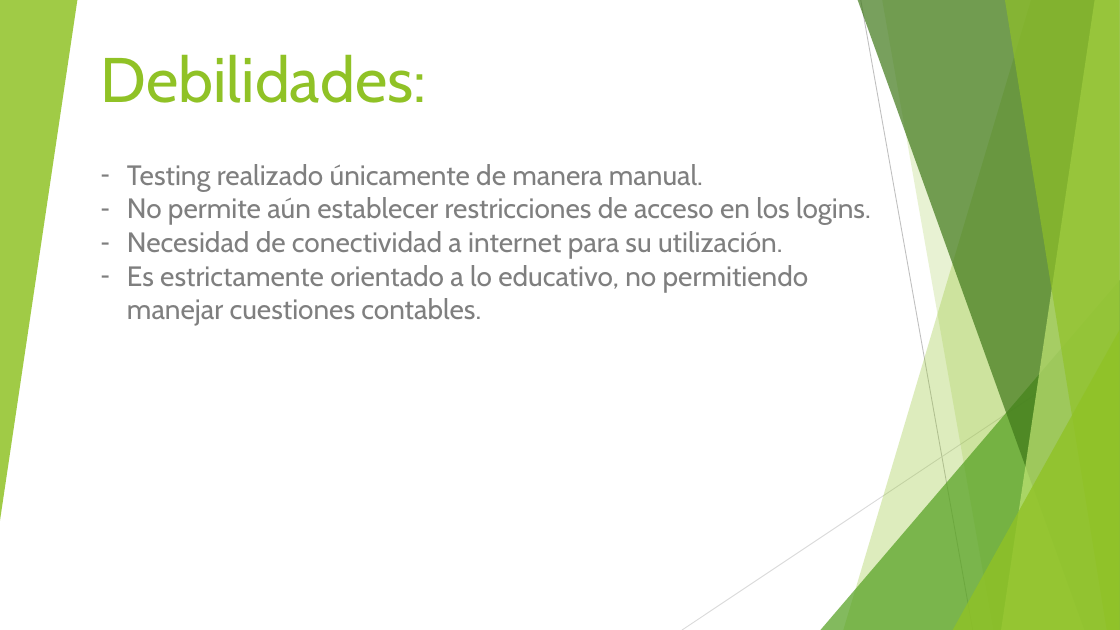
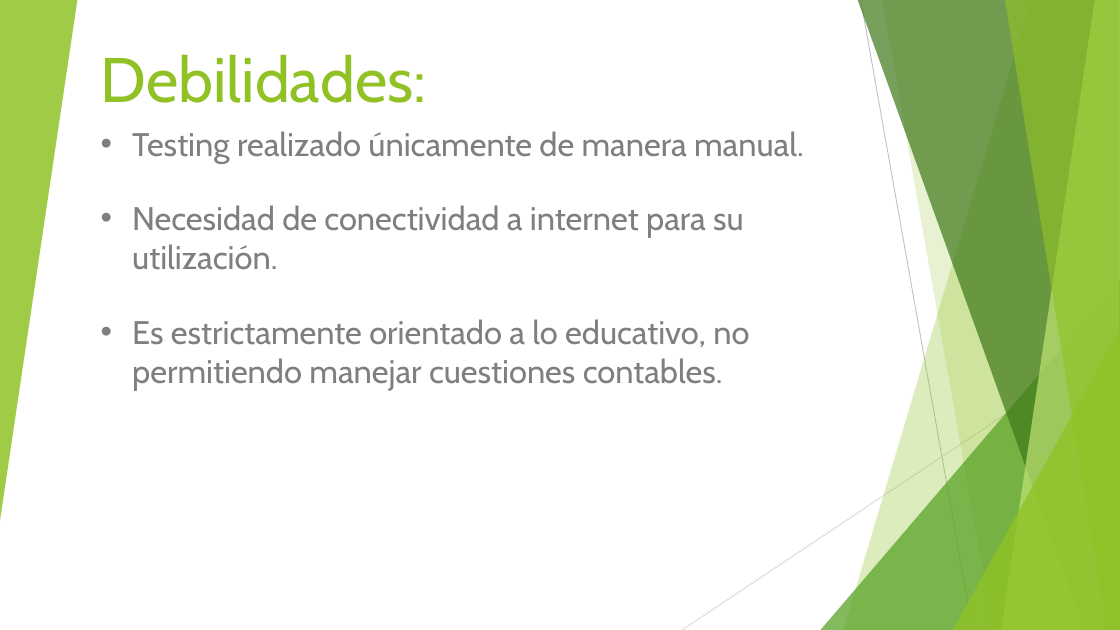
Before and after one commit to mariela21180/institucional-cfp, a slide deck: slide 20 of - Presentacion/Filminas.pps. Drawn at 1120x630 pixels with LibreOffice and Linux fonts; fonts in the diff are those of the drawing. Boxes give left, top, right and bottom in pixels: in the first picture for what was removed or moved away, otherwise in the second. Text is boxed around its words. In the diff, an @@ line names an element or a change of style, - is before the commit and + after.

Commit message:
Finalizacion de videos y filminas para presentacion

```diff
--- a/- Presentacion/Filminas.pps
+++ b/- Presentacion/Filminas.pps
@@ text "Testing realizado únicamente de manera ..." at bbox=[132, 131, 804, 391]: size 24 to 28 pt; bullet - to •; more space between paragraphs @@
@@ text at bbox=[127, 197, 871, 225]: paragraph removed @@
-– No permite aún establecer restricciones de acceso en los logins.
```
Also in this commit, not shown: 6 other slides changed, 1 slide added, 1 slide removed, 1 other file.
